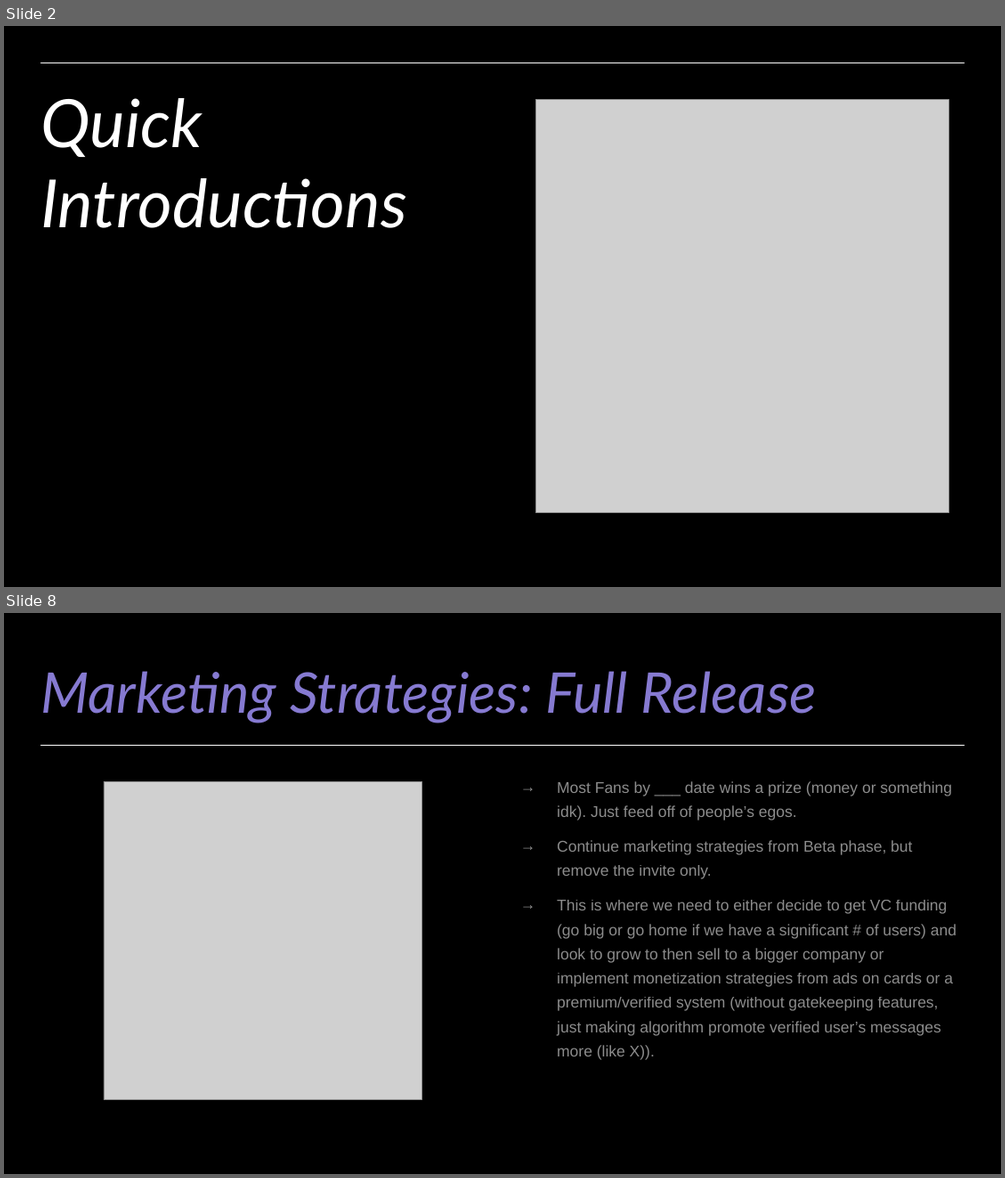
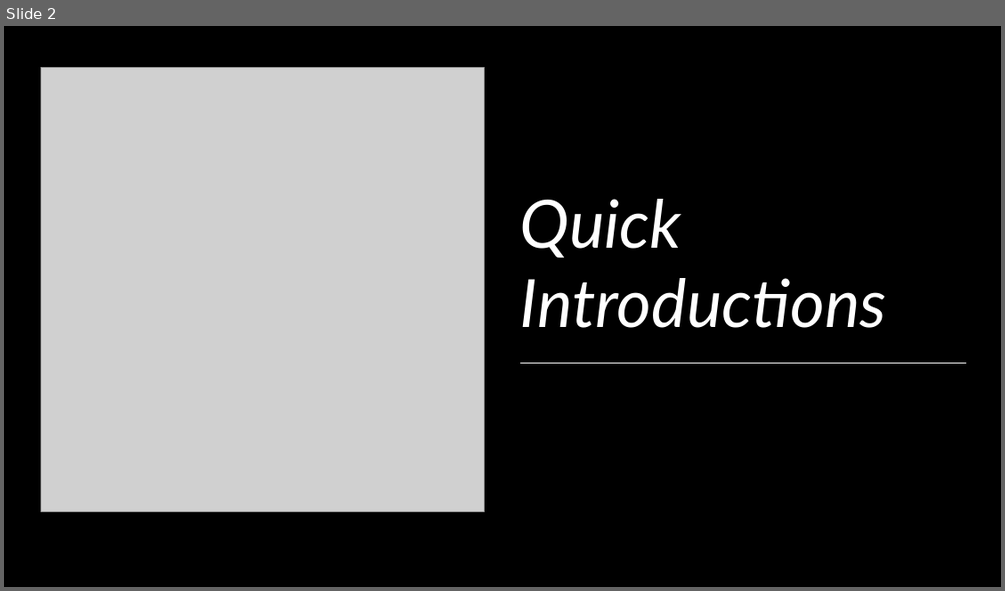
Before and after one commit to NickKasten/Kasmajonesattoni, a slide deck: Datathon_Presentation.pptx. Shown one above the other, each under a label of ours: slides 2 and 8 before the commit, slide 2 after it; the slides between them are not shown. The pictures are 1005x1178 and 1005x591 pixels, drawn with LibreOffice and Linux fonts; fonts in the diff are those of the drawing; grey boxes stand for pictures. Boxes give left, top, right and bottom in pixels: in the first picture for what was removed or moved away, otherwise in the second. Text is boxed around its words. In the diff, an @@ line names an element or a change of style, - is before the commit and + after.

```diff
--- a/Datathon_Presentation.pptx
+++ b/Datathon_Presentation.pptx
@@ slide 8 removed at [4,613,1001,1174], background #000000 @@
@@ title removed at [40,671,817,723] @@
-Marketing Strategies: Full Release
@@ line removed from (40, 745) to (965, 745) @@
@@ picture removed at [104,781,422,1100] @@
@@ text removed at [557,781,956,1060] @@
-→ Most Fans by ___ date wins a prize (money or something idk). Just feed off of people’s egos.
-→ Continue marketing strategies from Beta phase, but remove the invite only.
-→ This is where we need to either decide to get VC funding (go big or go home if we have a significant # of users) and look to grow to then sell to a bigger company or implement monetization strategies from ads on cards or a premium/verified system (without gatekeeping features, just making algorithm promote verified user’s messages more (like X)).
@@ slide 2 changed as well @@
@@ picture: place and size @@
-picture at [535,99,948,512]
+picture at [40,68,484,511]
@@ line removed from (40, 62) to (964, 62) @@
@@ title "Quick Introductions": place and size @@
-title "Quick Introductions" at [40,98,407,228]
+title "Quick Introductions" at [520,199,887,328]
@@ line added from (521, 363) to (966, 363), #FFFFFF 0.5 pt @@
```
Also in this commit, not shown: 1 other slide changed, 8 slides added, 8 other slides removed.
